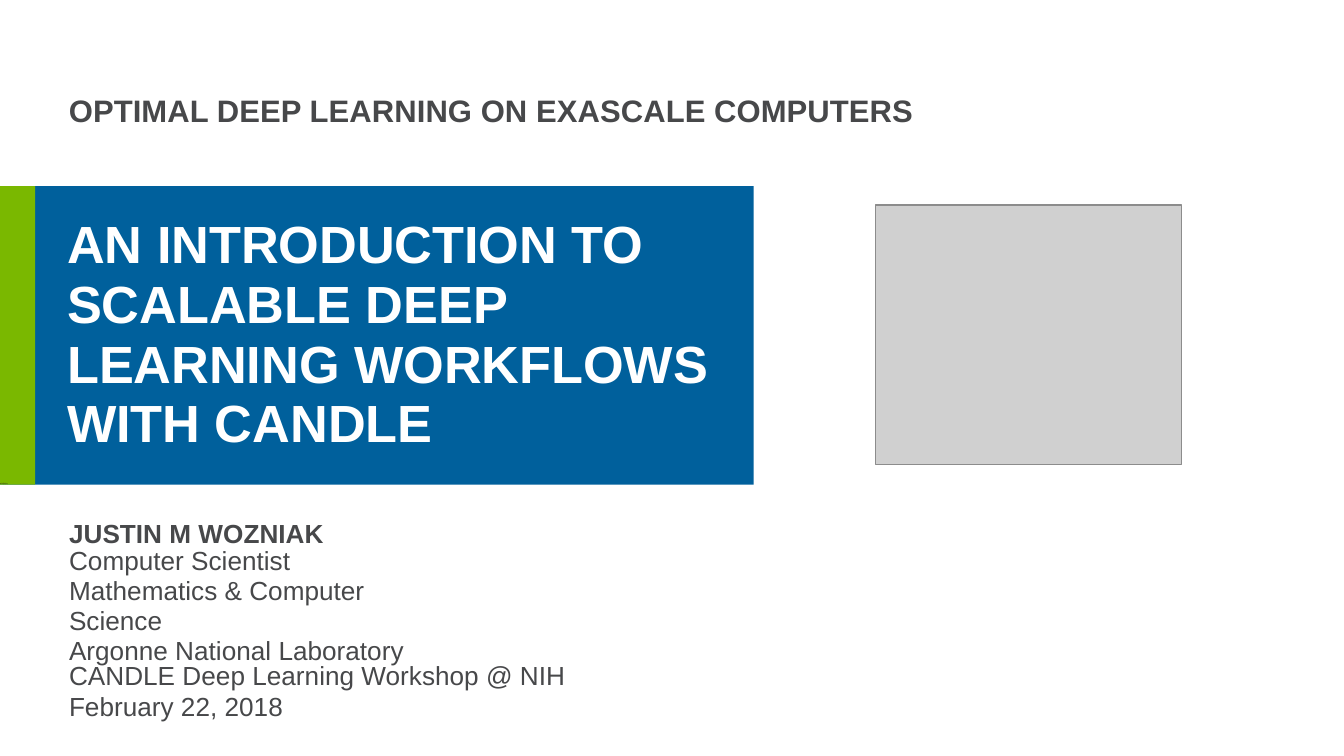
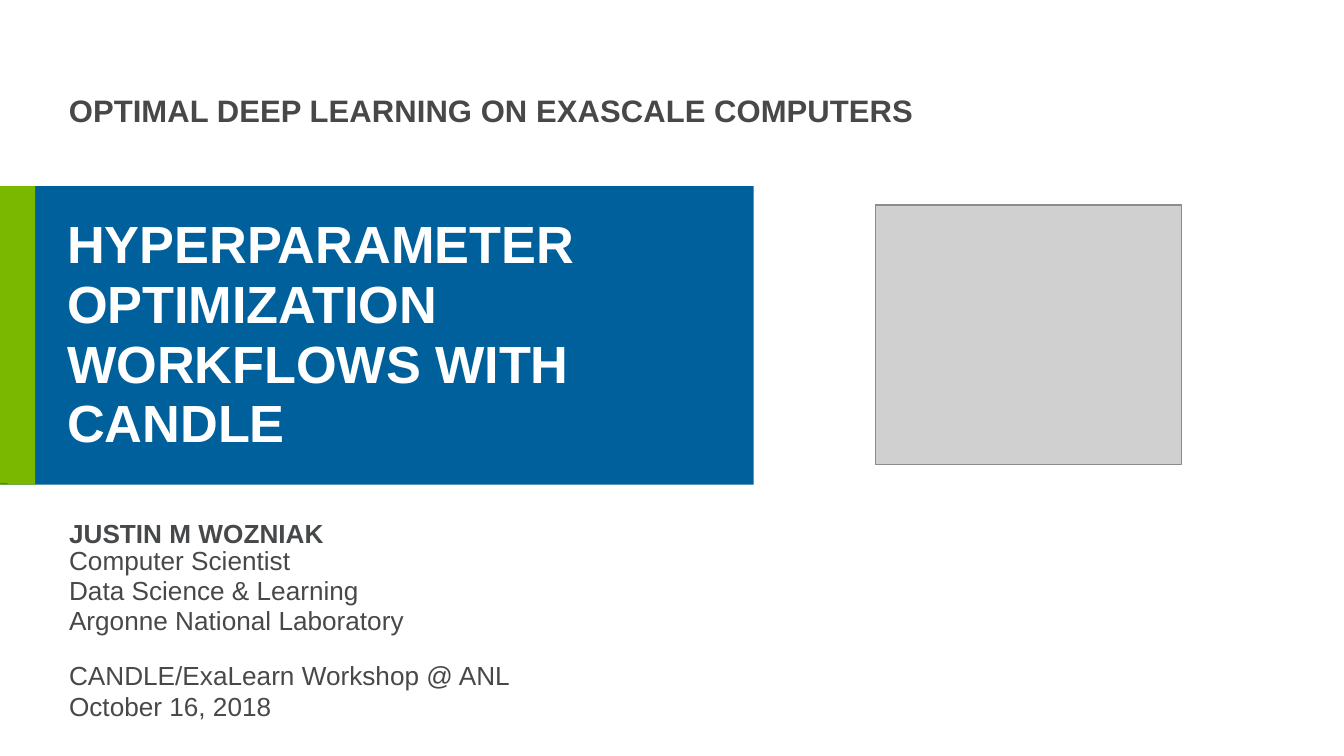
Before and after one commit to brettin/candle_tutorials, a slide deck: slide 1 of Topics/2_hyperparameter_optimization/hpo.pptx. Drawn at 1344x756 pixels with LibreOffice and Linux fonts; fonts in the diff are those of the drawing; grey boxes stand for pictures; background and template pictures are left out. Boxes give left, top, right and bottom in pixels: in the first picture for what was removed or moved away, otherwise in the second. Text is boxed around its words. In the diff, an @@ line names an element or a change of style, - is before the commit and + after.

Commit message:
Update for ExaLearn

```diff
--- a/Topics/2_hyperparameter_optimization/hpo.pptx
+++ b/Topics/2_hyperparameter_optimization/hpo.pptx
@@ title at (67,227,574,443): text changed @@
-AN INTRODUCTION TO SCALABLE DEEP LEARNING WORKFLOWS WITH CANDLE
+HYPERPARAMETER OPTIMIZATION WORKFLOWS WITH CANDLE
@@ text at (69,581,359,606): text changed @@
-Mathematics & Computer Science
+Data Science & Learning
@@ text at (69,666,510,720): text changed @@
-CANDLE Deep Learning Workshop @ NIH
-February 22, 2018
+CANDLE/ExaLearn Workshop @ ANL
+October 16, 2018
```
Also in this commit, not shown: 2 other slides changed, 21 slides removed.
